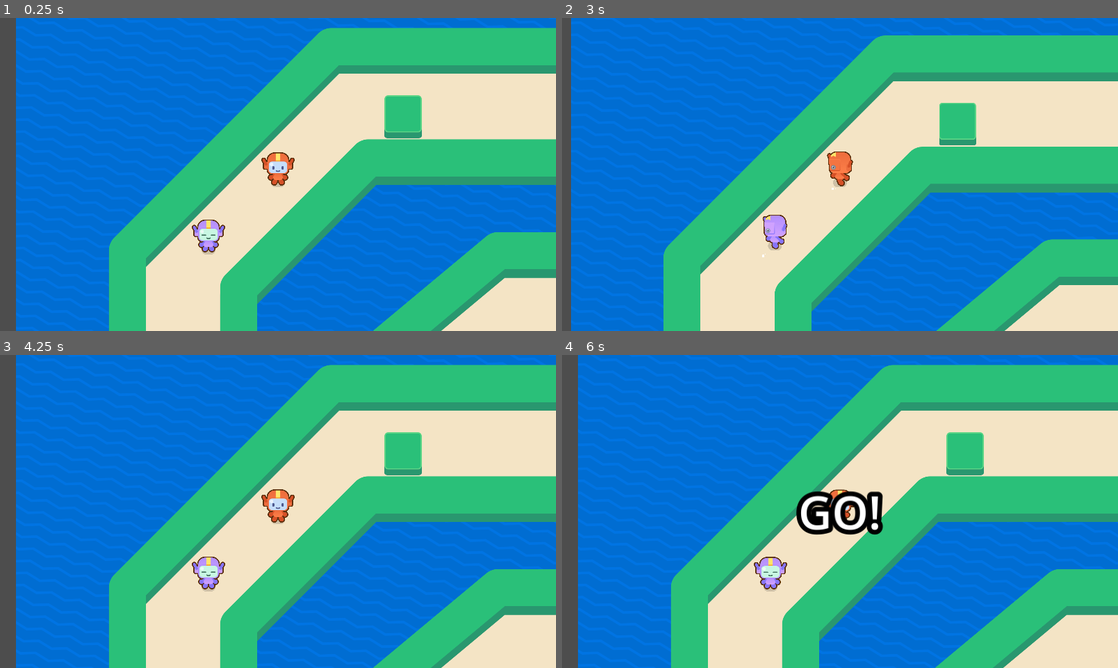
Above: before the commit, frames 1-4 (two rows, left to right).
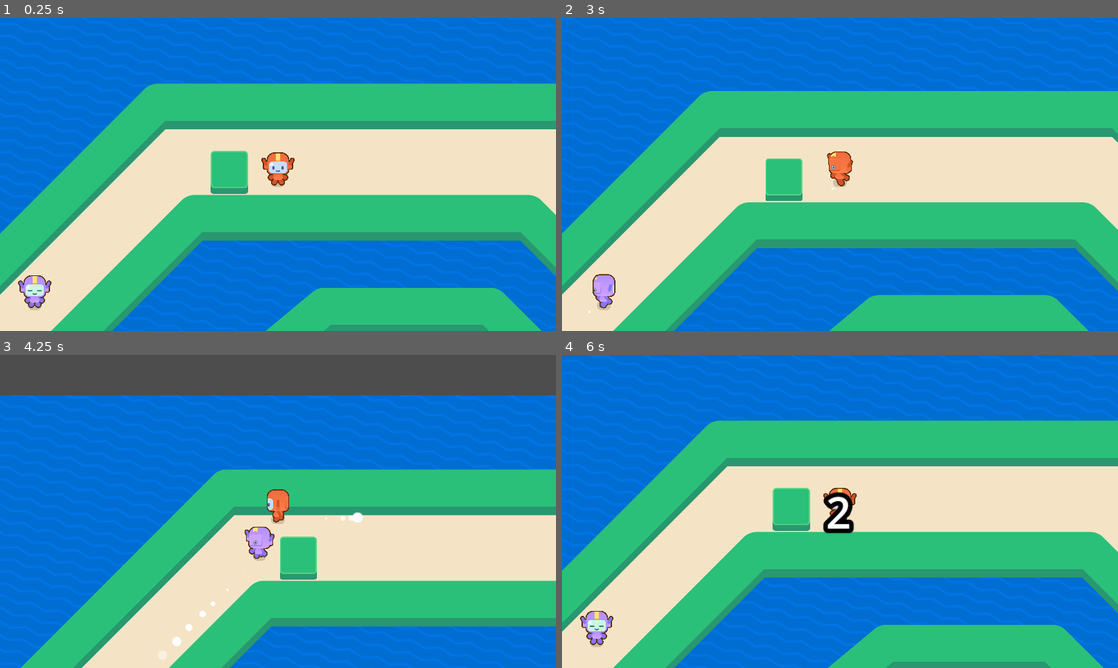
Above: after the commit, the same moments.

Repository: fioxu/2d-GameDev-Course
Game: Godot game, scene res://lessons/game.tscn
The game is run twice, just before and just after one commit, with the same random seed, the same clock (stepped at 60 frames per second) and the same inputs. This scene is started directly instead of the project's main scene.
Inputs (mouse positions are in pixels of both pictures, inside the frame that each line leads up to):
- Up to frame 1 (0.25 s): no input
- Up to frame 2 (3 s): tap Enter at 0.5 s; move the mouse to (962, 158) at 0.52 s; hold Right (move_right) 0.53-1.28 s; tap Z every 0.75 s from 0.6 to 2.85 s; click (962, 158) at 0.67 s; tap Space at 0.77, 1.52 s; move the mouse to (728, 190) at 1.27 s; hold Down (move_down) 1.28-2.03 s; move the mouse to (895, 105) at 2.02 s; hold Right (move_right) 2.03-2.78 s; move the mouse to (812, 237) at 2.77 s; hold Up (move_up) from 2.78 s (still down); click (812, 237) at 2.92 s
- Up to frame 3 (4.25 s): tap Space at 3.02, 3.77 s; move the mouse to (444, 558) at 3.52 s; release Up (move_up) at 3.53 s; hold Left (move_left) from 3.53 s (still down); tap Z at 3.6 s
- Up to frame 4 (6 s): move the mouse to (673, 464) at 4.27 s; tap Z at 4.35, 5.1, 5.85 s; tap Space at 4.52 s; move the mouse to (867, 511) at 5.02 s; release Left (move_left) at 5.03 s; hold Down (move_down) 5.03-5.78 s; click (867, 511) at 5.17 s; move the mouse to (756, 433) at 5.77 s; hold Right (move_right) from 5.78 s (still down)

The runs differ from the first frame. In frame 1, 67% of the frame differs, in the area x 0-100%, y 0-100%; in frame 2, 65%; in frame 3, 56%; in frame 4, 69%.

Commit message:
M9L15-16? not sure might be misc

Diff:
--- a/M09.top_down_movement_workbook/lessons/game.tscn
+++ b/M09.top_down_movement_workbook/lessons/game.tscn
@@ -27,7 +27,7 @@
 
 [node name="Runner" parent="." instance=ExtResource("2_umstd")]
 unique_name_in_owner = true
-position = Vector2(904, 800)
+position = Vector2(1504, 608)
 
 [node name="Bouncer" parent="." instance=ExtResource("5_mkmv4")]
 unique_name_in_owner = true
